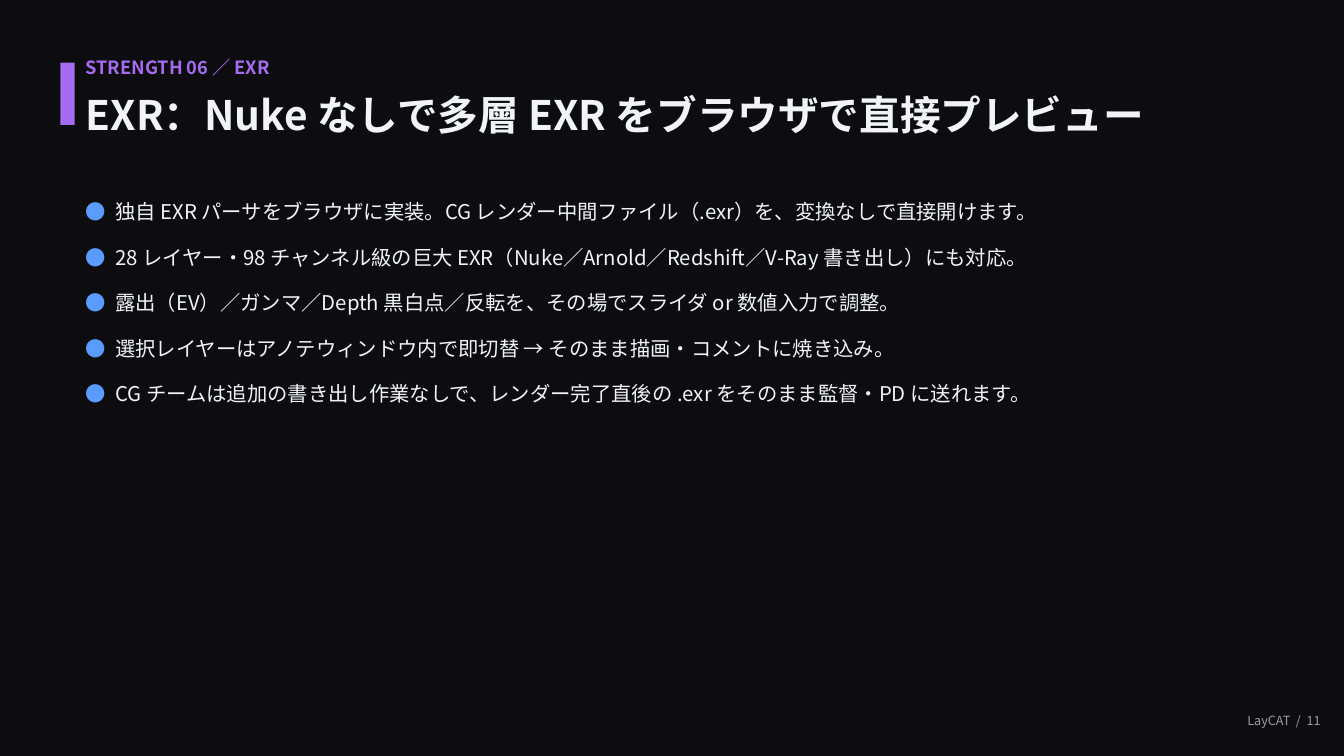
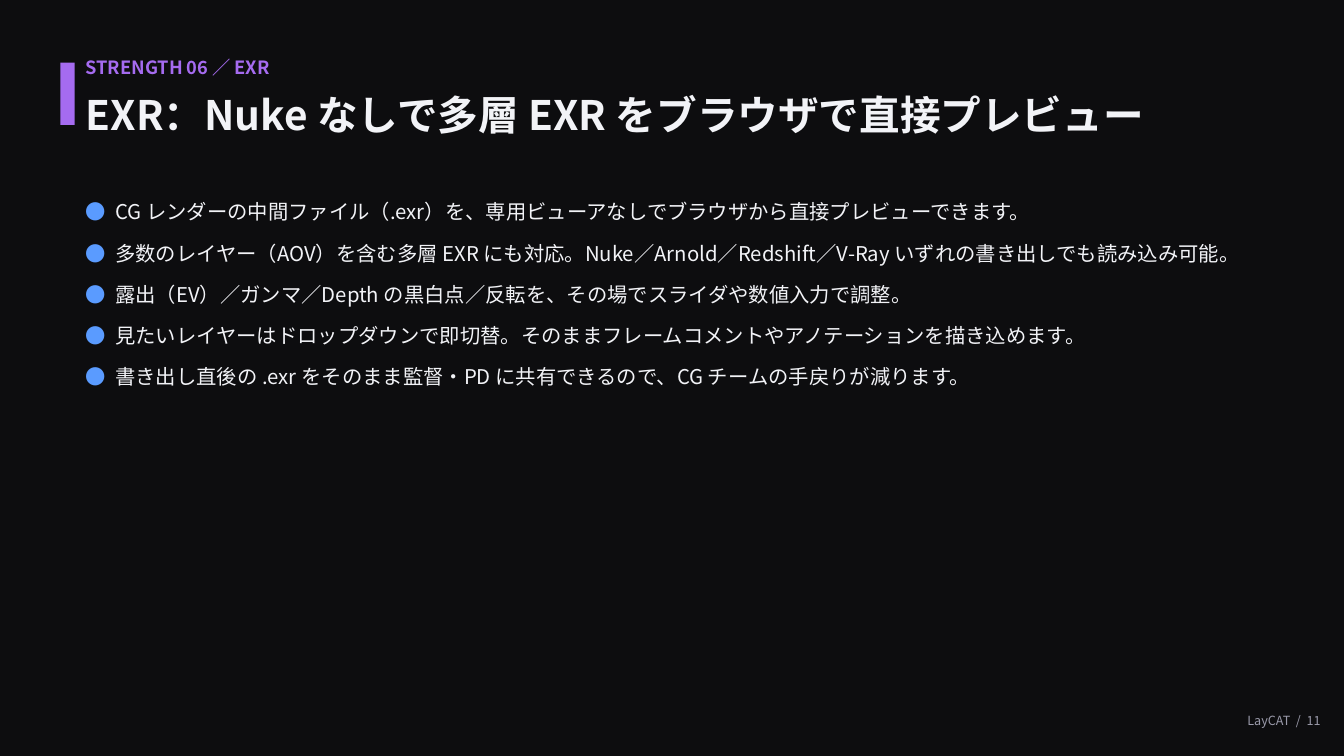
Before and after one commit to ogshaw03/lay_cat, a slide deck: slide 11 of LayCAT_紹介プレゼン.pptx. Drawn at 1344x756 pixels with LibreOffice and Linux fonts; fonts in the diff are those of the drawing. Boxes give left, top, right and bottom in pixels: in the first picture for what was removed or moved away, otherwise in the second. Text is boxed around its words. In the diff, an @@ line names an element or a change of style, - is before the commit and + after.

```diff
--- a/LayCAT_紹介プレゼン.pptx
+++ b/LayCAT_紹介プレゼン.pptx
@@ text at box(115, 201, 1240, 386): text changed @@
-● 独自 EXR パーサをブラウザに実装。CG レンダー中間ファイル（.exr）を、変換なしで直接開けます。
-● 28 レイヤー・98 チャンネル級の巨大 EXR（Nuke／Arnold／Redshift／V-Ray 書き出し）にも対応。
-● 露出（EV）／ガンマ／Depth 黒白点／反転を、その場でスライダ or 数値入力で調整。
-● 選択レイヤーはアノテウィンドウ内で即切替 → そのまま描画・コメントに焼き込み。
-● CG チームは追加の書き出し作業なしで、レンダー完了直後の .exr をそのまま監督・PD に送れます。
+● CG レンダーの中間ファイル（.exr）を、専用ビューアなしでブラウザから直接プレビューできます。
+● 多数のレイヤー（AOV）を含む多層 EXR にも対応。Nuke／Arnold／Redshift／V-Ray いずれの書き出しでも読み込み可能。
+● 露出（EV）／ガンマ／Depth の黒白点／反転を、その場でスライダや数値入力で調整。
+● 見たいレイヤーはドロップダウンで即切替。そのままフレームコメントやアノテーションを描き込めます。
+● 書き出し直後の .exr をそのまま監督・PD に共有できるので、CG チームの手戻りが減ります。
```
Also in this commit, not shown: 2 other slides changed.
